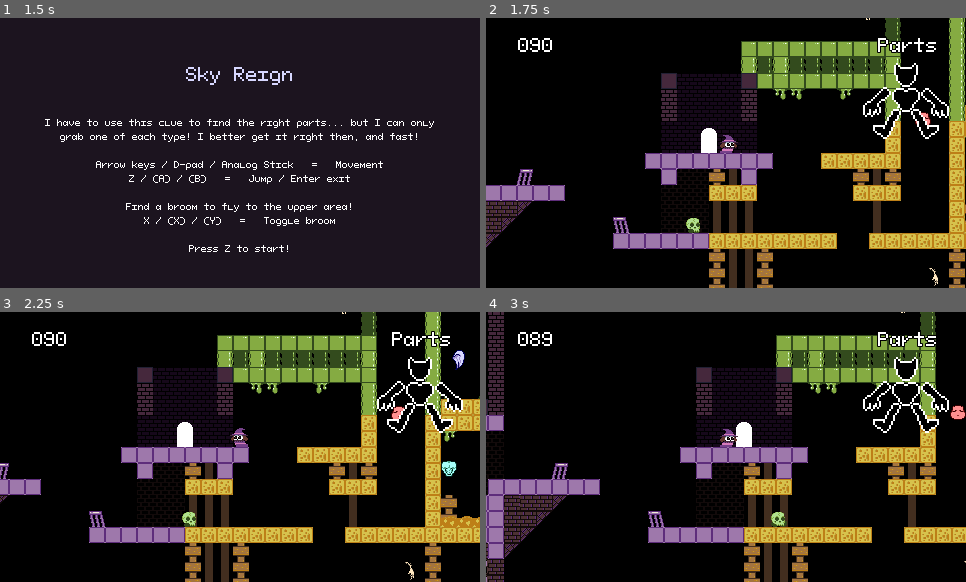
Above: before the commit, frames 1-4 (two rows, left to right).
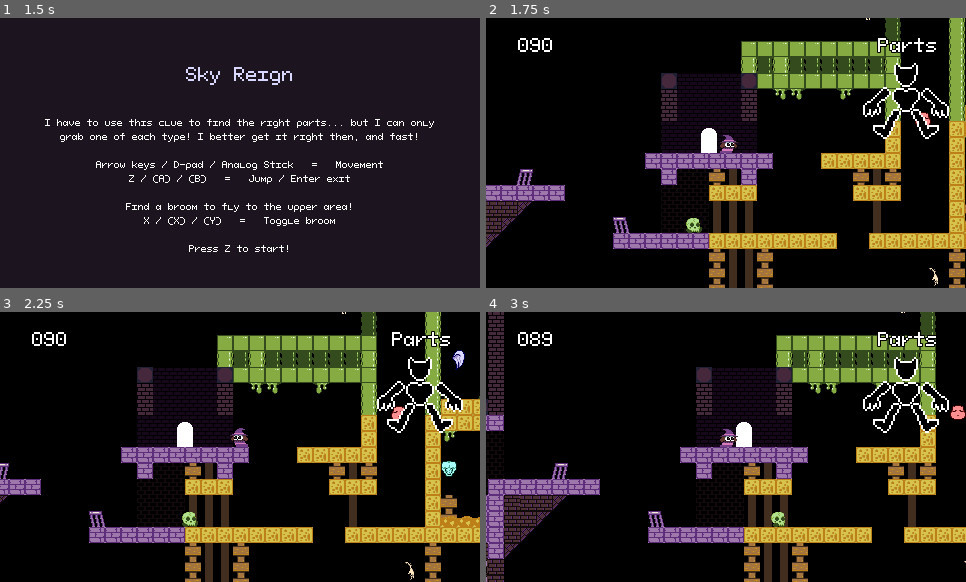
Above: after the commit, the same moments.

Repository: vitimesthree/LD55
Game: Godot game, scene res://screens/opening.tscn
Same seed, same stepped clock (60 frames per second), same inputs: the game is played once before the commit and once after it.
Inputs:
- Up to frame 1 (1.5 s): tap Enter at 0.5 s; hold X (broom) 0.53-1.28 s; hold Right (move_right) from 0.53 s (still down); tap Z (jump) at 0.77 s; tap Space at 1.25 s; tap X (broom) at 1.35 s
- Up to frame 2 (1.75 s): keep holding Right (move_right); tap Z (jump) at 1.52 s
- Up to frame 3 (2.25 s): release Right (move_right) at 2.03 s; hold Left (move_left) from 2.03 s (still down); hold X (broom) from 2.03 s (still down)
- Up to frame 4 (3 s): release Left (move_left) at 2.78 s; release X (broom) at 2.78 s; hold Right (move_right) from 2.78 s (still down); tap X (broom) at 2.85 s

Frame 1 is identical in both runs. In frame 2, 0.8% of the frame differs, in the area x 0-60%, y 20-86%; in frame 3, 0.7%; in frame 4, 1.1%, in the area x 0-67%, y 20-92%.

Commit message:
minor sprites touch up

Diff:
--- a/entities/jumba.tscn
+++ b/entities/jumba.tscn
@@ -51,7 +51,7 @@
 position = Vector2(0, -8)
 sprite_frames = SubResource("SpriteFrames_rfhke")
 animation = &"walk"
-frame_progress = 0.560582
+frame_progress = 0.059963
 
 [node name="Hitbox" type="Area2D" parent="."]
 collision_mask = 2
--- a/world/world.tscn
+++ b/world/world.tscn
@@ -262,7 +262,7 @@
 tile_set = SubResource("TileSet_oewov")
 format = 2
 layer_0/name = "foreground"
-layer_0/tile_data = PackedInt32Array(720926, 196608, 0, 6553 …(37193 unchanged characters)…  196608, 0, 851993, 196608, 0, 524307, 131072, 0, 458771, 131072, 0, 524313, 131072, 0, 458777, 131072, 0, 131091, 196608, 0, 65555, 196608, 0 …(3844 unchanged characters)…
+layer_0/tile_data = PackedInt32Array(720926, 196608, 0, 6553 …(37193 unchanged characters)…  196608, 0, 851993, 196608, 0, 524307, 196608, 0, 458771, 196608, 0, 524313, 196608, 0, 458777, 196608, 0, 131091, 196608, 0, 65555, 196608, 0 …(3844 unchanged characters)…
 
 [node name="Limit" type="Marker2D" parent="."]
 position = Vector2(1440, 784)
Binary file changed: sprites/spiny.png
Binary file changed: sprites/tileset.png
